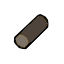
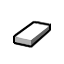
Before/after of a 64 × 64 layered artwork. What changed in the layer stack:
removed group "Group added by GIMP" (2 layers) over [15, 14, 48, 49]
removed layer "Layer 13 copy" from group "Group added by GIMP" over [15, 14, 48, 49]
removed layer "Layer 1" over [13, 14, 49, 50]
added layer "Layer 12" above "Layer 11" over [15, 22, 49, 46]
added layer "Layer 11" over [13, 20, 51, 48]
